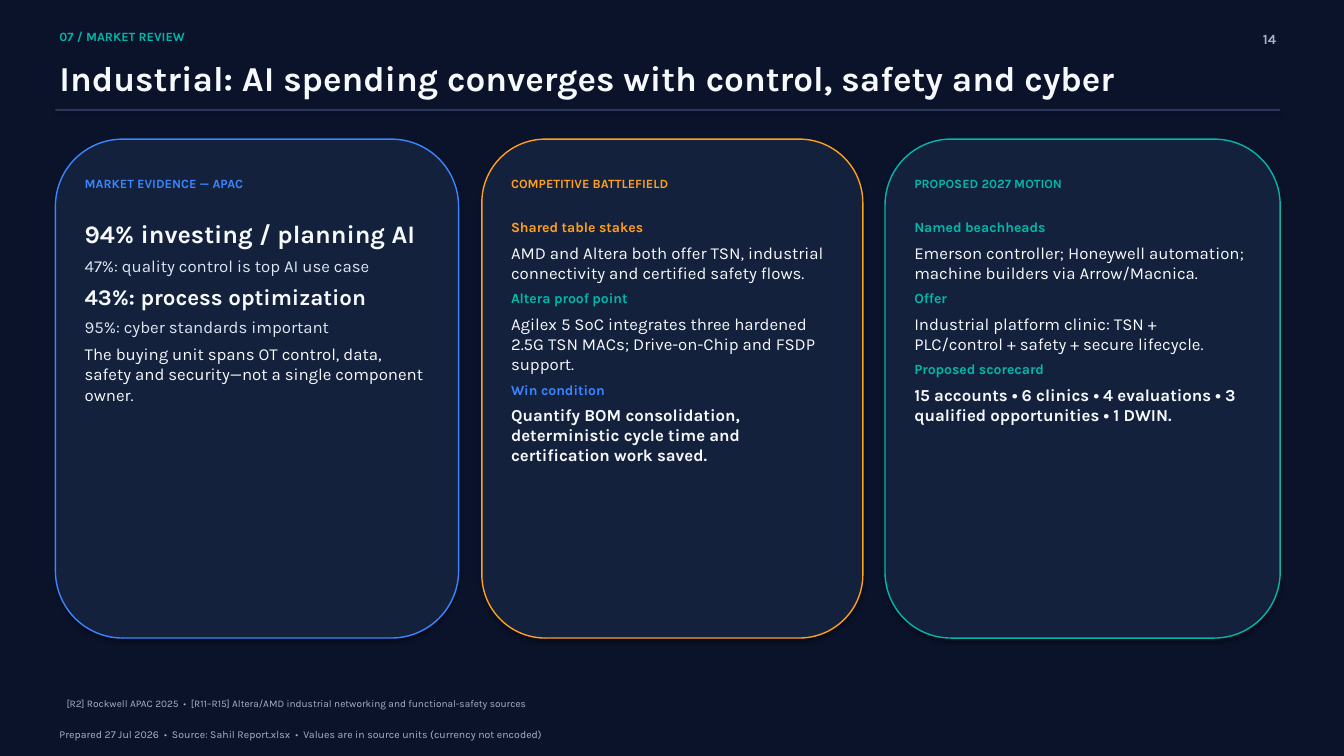
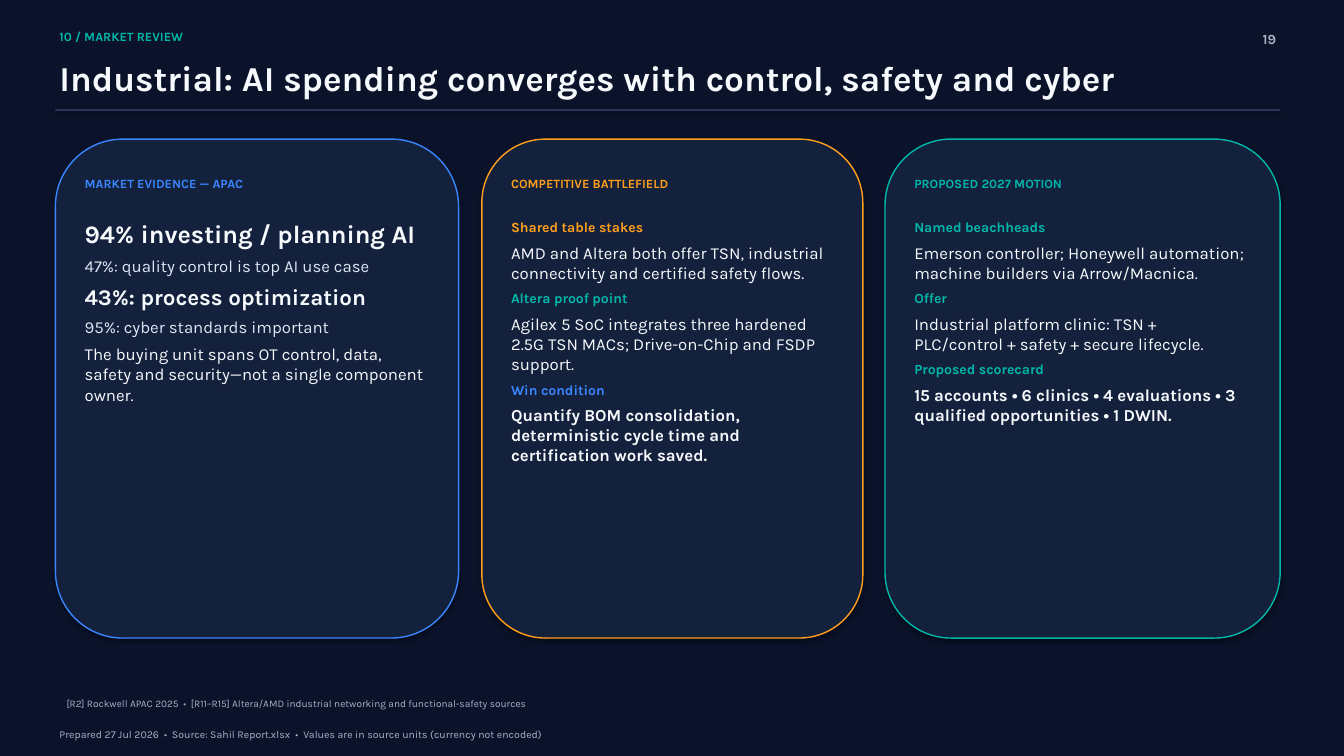
Before and after one commit to sahilpat28/Cursor_Sahil, a slide deck: slide 19 of qbr/output/Sahil_QBR_2026-07-29.pptx (slide 14 before the commit). Drawn at 1344x756 pixels with LibreOffice and Linux fonts; fonts in the diff are those of the drawing. Boxes give left, top, right and bottom in pixels: in the first picture for what was removed or moved away, otherwise in the second. Text is boxed around its words. In the diff, an @@ line names an element or a change of style, - is before the commit and + after.

```diff
--- a/qbr/output/Sahil_QBR_2026-07-29.pptx
+++ b/qbr/output/Sahil_QBR_2026-07-29.pptx
@@ text at box(59, 32, 183, 41): text changed @@
-07 / MARKET REVIEW
+10 / MARKET REVIEW
@@ text at box(1263, 35, 1277, 44): text changed @@
-14
+19
```
Also in this commit, not shown: 12 other slides changed, 5 slides added, 3 other files.
